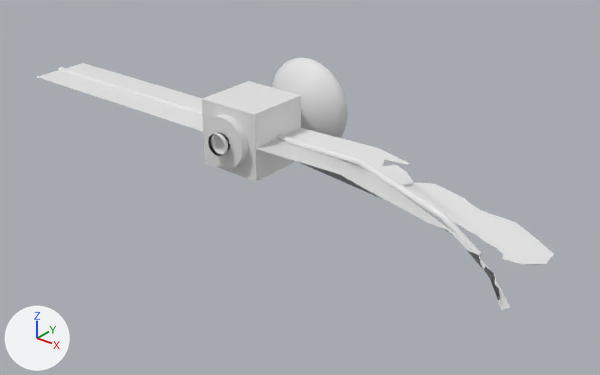
An edit to the glTF model assets/models/broken_satellite.glb, drawn before and after from the same camera.
One viewpoint serves both versions: a 50 mm camera at (15.15, -16.71, 9.03) aimed at (1.22, 0.69, -1.76). Every picture has the same lights, and +X, +Y and +Z are marked at lower left. The picture after the commit comes second. Where no turn or scale is listed for an object, it has been applied to the vertices. Vertices at exactly the same position are counted once.
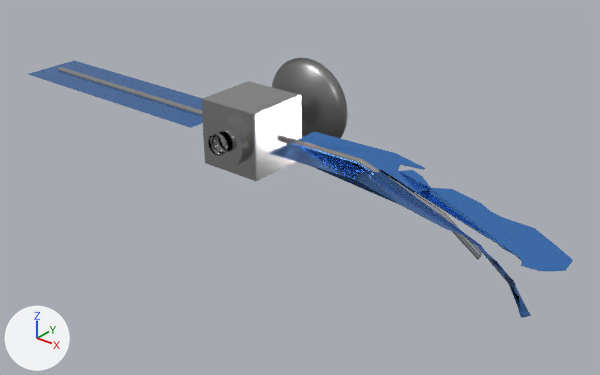
What the commit changed:
Material 'Material.003' (mat_material_003) is new.
Its base color is (0.5, 0.5, 0.5) (grey #bcbcbc).
Its metallic is 1.0.
Its roughness is 0.111.
Its coat weight is 0.6.
Material 'Material.001' (mat_material_001) is new.
Its base color is (0.0981, 0.305, 0.8) (blue #5896e7).
Its metallic is 1.0.
Its roughness is 0.218.
Material 'Material.004' (mat_material_004) is new.
Its base color is (0.288, 0.288, 0.288) (grey #929292).
Its metallic is 1.0.
Its roughness is 0.346.
me_cube has 16 vertices, 28 faces and spans x -0.99..1.01, y -2.0..1.0, z -1.0..1.0.
me_cube no longer uses material mat_material (white #e7e7e7).
me_cube gains material mat_material_003 (grey #bcbcbc).
me_mesh has 642 vertices, 1280 faces and spans x -1.5..1.5, y -0.29..0.36, z -1.5..1.5.
me_mesh gains material mat_material_004 (grey #929292).
me_cylinder_001 has 128 vertices, 252 faces and spans x -4.0..2.5, y -0.1..0.1, z -1.6..0.13.
me_cylinder_001 gains material mat_material_003 (grey #bcbcbc).
me_plane is used by ob_plane; location (5.0, 0.0, 0.0).
me_plane had 497 vertices, 718 faces and spanned x -4.03..3.82, y -1.25..1.61, z -1.99..0.08.
me_plane now has 431 vertices, 652 faces and spans x -4.03..3.82, y -1.25..1.61, z -1.99..0.08.
me_plane part 1: 590 faces spanning x -4.03..3.82, y -1.25..1.61, z -1.99..0.08 switch from no material to mat_material_001 (blue #5896e7).
Edits to the shape of me_plane do not show in these pictures.
me_cylinder_002 has 64 vertices, 124 faces and spans x -4.0..4.0, y -0.1..0.1, z -0.1..0.1.
me_cylinder_002 gains material mat_material_003 (grey #bcbcbc).
me_plane_001 has 8 vertices, 12 faces and spans x -1.0..1.0, y -1.0..1.0, z -0.01..0.0.
me_plane_001 gains material mat_material_001 (blue #5896e7).
me_mesh_001 has 256 vertices, 512 faces and spans x -0.321..0.321, y -0.146..0.098, z -0.32..0.32.
me_mesh_001 gains material mat_material_003 (grey #bcbcbc).
me_cylinder_003 has 64 vertices, 94 faces and spans x -0.75..0.75, y -0.25..0.25, z -0.75..0.75.
me_cylinder_003 gains material mat_material_003 (grey #bcbcbc).
Object 'Plane' (ob_plane) moves from (5.0, 0.0, 0.0) to (5.5, 0.0, 0.0).
Object 'Plane.001' (ob_plane_001) moves from (-5.0, 0.0, 0.0) to (-5.5, 0.0, 0.0).

Pixel boxes (x1, y1, x2, y2) of what changed, in the pictures (600 x 375 px):
'Plane', reshaped, moved: before (256, 128, 554, 310); after (269, 132, 573, 318)
'Cube', recoloured: (202, 81, 301, 181) in both
'Plane.001', recoloured, moved (white to blue): before (37, 63, 203, 132); after (28, 60, 203, 128)
'NurbsCurve', recoloured (white to grey): (272, 58, 348, 138) in both
'Cylinder.001', recoloured: (277, 134, 482, 257) in both
'Cylinder.003', recoloured (white to grey): (203, 114, 248, 168) in both
'Cylinder.002', recoloured: (58, 67, 202, 115) in both
'NurbsCurve.001', recoloured (white to grey): (208, 133, 230, 156) in both
